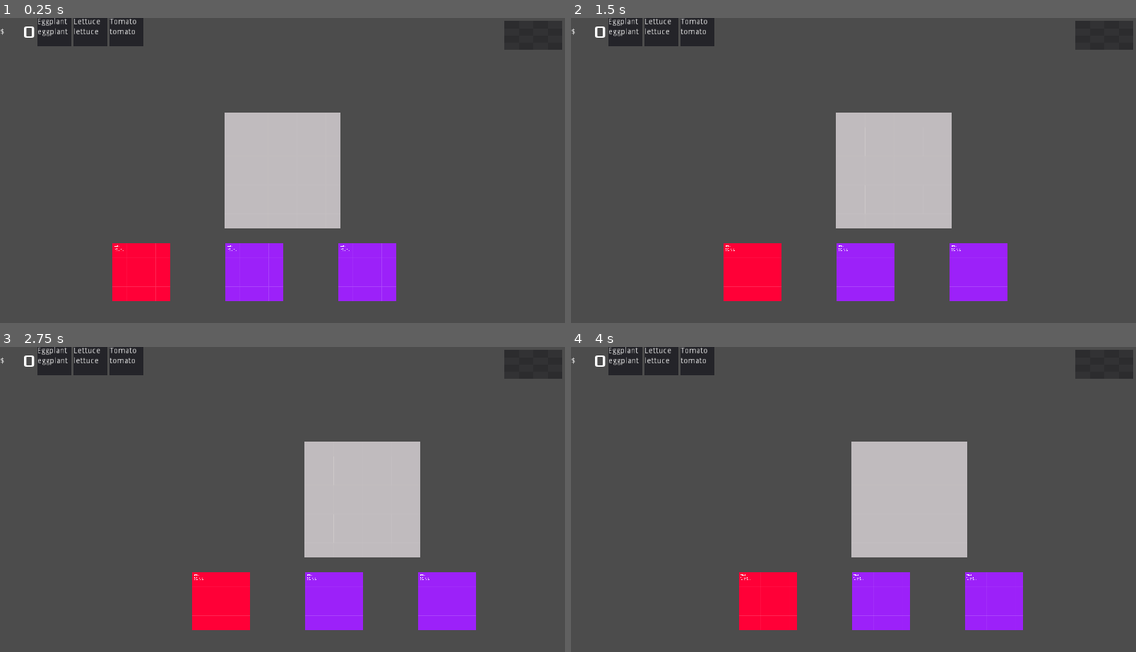
Above: before the commit, frames 1-4 (two rows, left to right).
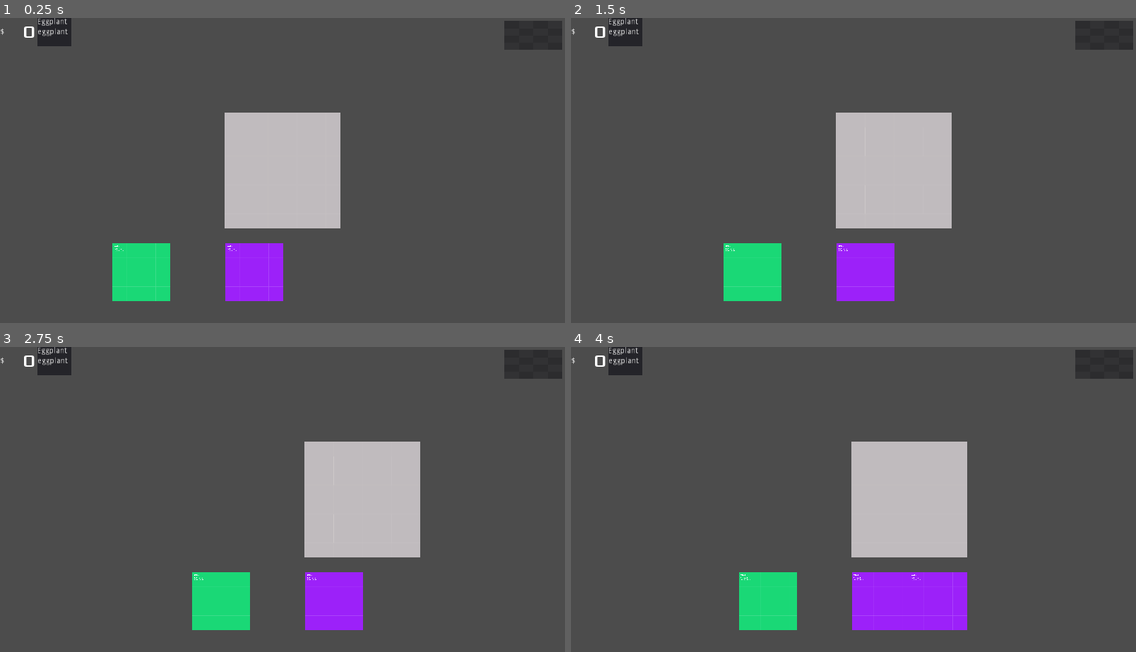
Above: after the commit, the same moments.

Repository: stewchan/kitchen
Game: Godot game, scene res://world/World.tscn
Two runs of this game, one before a commit and one after it. Both use one fixed random seed, a clock stepped at 60 frames per second and the inputs below. This scene is started directly instead of the project's main scene.
Inputs (mouse positions are in pixels of both pictures, inside the frame that each line leads up to):
- Up to frame 1 (0.25 s): no input
- Up to frame 2 (1.5 s): tap Enter at 0.5 s; move the mouse to (977, 155) at 0.52 s; hold Right (ui_right) 0.53-1.25 s; click (977, 155) at 0.67 s; drag from (740, 185) to (1102, 36) at 1.27 s
- Up to frame 3 (2.75 s): tap Space at 2 s; move the mouse to (339, 432) at 2.02 s; hold Right (ui_right) from 2.03 s (still down)
- Up to frame 4 (4 s): release Right (ui_right) at 2.75 s; drag from (825, 560) to (904, 600) at 2.77 s; tap Enter at 3.5 s; move the mouse to (1023, 545) at 3.52 s; hold Left (ui_left) from 3.53 s (still down)

The runs differ from the first frame. In frame 1, 4.9% of the frame differs, in the area x 13-71%, y 0-93%; in frame 2, 4.9%; in frame 3, 4.9%; in frame 4, 6.7%, in the area x 13-80%, y 0-93%.
Error in both runs: Invalid get index '3' (on base: 'Array'). (res://network/Network.gd:18)

Commit message:
Spawn timers

Diff:
--- a/ui/HUD.gd
+++ b/ui/HUD.gd
@@ -7,11 +7,6 @@
 onready var score_label = $H/ScoreLabel
 
 
-func _on_World_order_added(order: Order) -> void:
-	order.get_parent().remove_child(order)
-	orders.add_child(order)
-
-
 func update_score(val: int) -> void:
 	score = val
 	score_label.text = str(score)
--- a/world/World.gd
+++ b/world/World.gd
@@ -1,7 +1,5 @@
 extends Node2D
 
-
-signal order_added(order)
 
 var score: int = 0
 var order_count: int = 0
@@ -16,27 +14,32 @@
 onready var servery = $Servery
 onready var hud = $HUD
 onready var orders = $HUD/H/Orders
+onready var items = $Items
+onready var ingredient_timer = $IngredientTimer
+onready var order_timer = $OrderTimer
 
 
 func _ready() -> void:
 	randomize()
 	servery.connect("served", self, "on_dish_served")
 
+	start_game()
+
+
+func start_game() -> void:
 	spawn_ingredient()
 	spawn_ingredient()
-	spawn_ingredient()
-
 	spawn_order()
-	spawn_order()
-	spawn_order()
-
 	spawn_plate()
+	ingredient_timer.start()
+	order_timer.start()
 
 
 func spawn_plate() -> void:
 	var plate = PlateScene.instance()
 	plate.name = "Plate"
-	call_deferred("add_child", plate)
+	items.call_deferred("add_child", plate)
+	items.call_deferred("move_child", plate, 0)
 	plate.position = get_viewport_rect().size/2
 
 
@@ -52,7 +55,6 @@
 	else:
 		dish.ingredients = ["eggplant"]
 	order.set_dish(dish)
-	emit_signal("order_added", order)
 
 
 func spawn_ingredient() -> void:
@@ -63,11 +65,11 @@
 	if r == 1:
 		ingredient.set_name("tomato")
 	elif r == 2:
-		ingredient.set_name("tomato")
+		ingredient.set_name("lettuce")
 	else:
 		ingredient.set_name("eggplant")
 	ingredient.position = Vector2(ingredient_count % 4 * 200 + 50, 450)
-	call_deferred("add_child", ingredient)
+	items.call_deferred("add_child", ingredient)
 
 
 func on_dish_served(dish: Dish) -> void:
@@ -85,8 +87,11 @@
 		score -= 1
 	hud.update_score(score)
 	spawn_plate()
+
+
+func _on_IngredientTimer_timeout() -> void:
 	spawn_ingredient()
 
 
-func start_game() -> void:
-	pass
+func _on_OrderTimer_timeout() -> void:
+	spawn_order()
--- a/world/World.tscn
+++ b/world/World.tscn
@@ -11,11 +11,18 @@
 
 [node name="Players" type="Node" parent="."]
 
+[node name="Items" type="Node" parent="."]
+
 [node name="Ingredients" type="Node" parent="."]
 
 [node name="Servery" parent="." instance=ExtResource( 5 )]
 position = Vector2( 944, 31 )
 
-[node name="Timer" type="Timer" parent="."]
+[node name="IngredientTimer" type="Timer" parent="."]
+wait_time = 4.0
 
-[connection signal="order_added" from="." to="HUD" method="_on_World_order_added"]
+[node name="OrderTimer" type="Timer" parent="."]
+wait_time = 5.0
+
+[connection signal="timeout" from="IngredientTimer" to="." method="_on_IngredientTimer_timeout"]
+[connection signal="timeout" from="OrderTimer" to="." method="_on_OrderTimer_timeout"]
